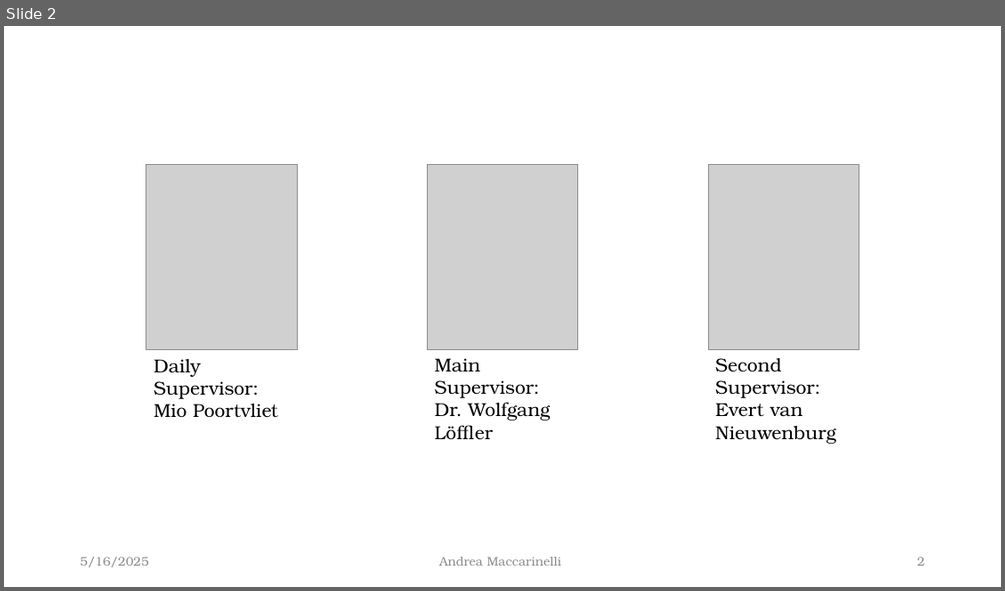
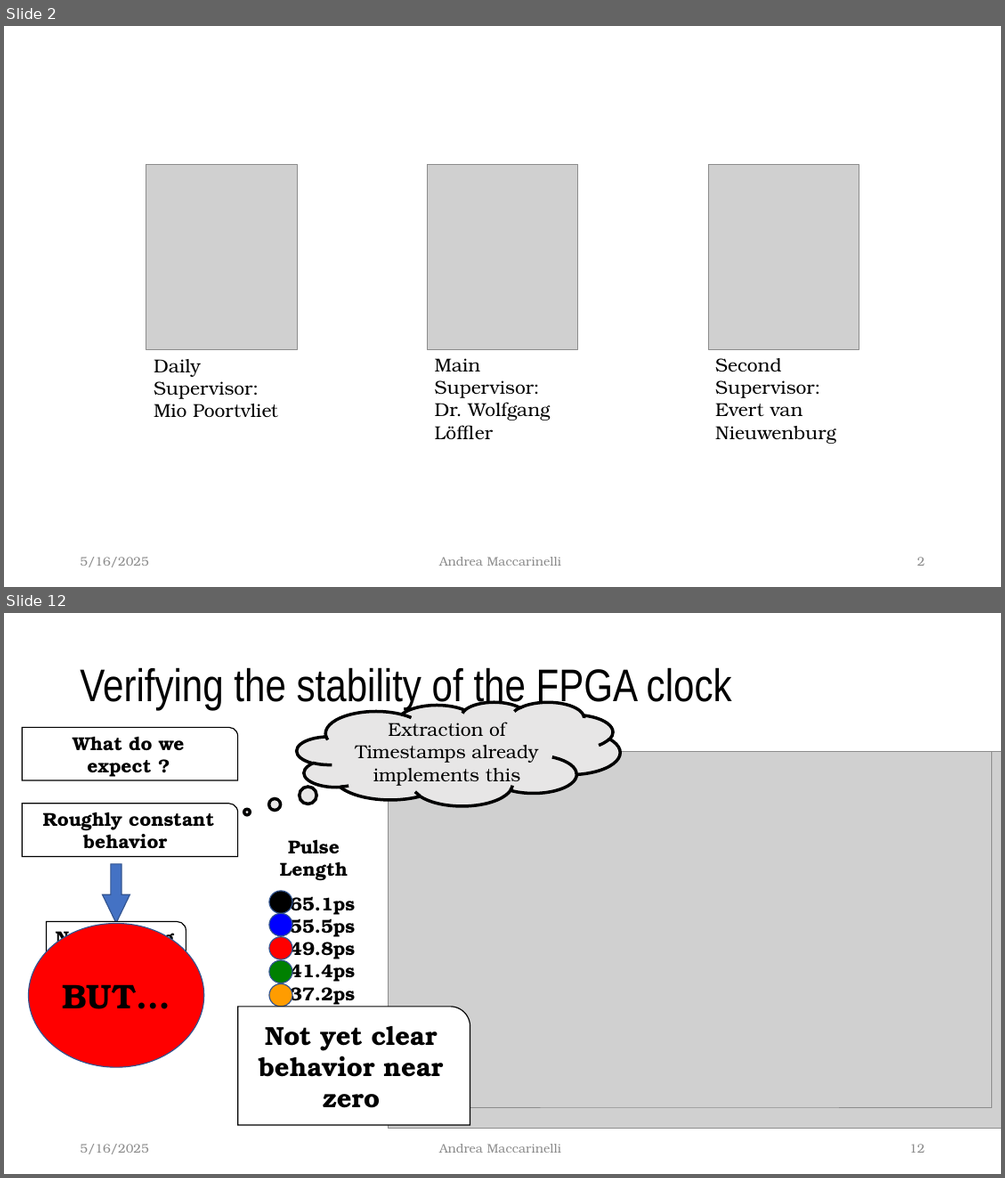
Before and after one commit to McMysterio23/MSc-Project, a slide deck: Midterm_Presentation/The effect of temporal jitter on single photon.pptx. Shown one above the other, each under a label of ours: slide 2 before the commit, slides 2 and 12 after it; the slides between them are not shown. The pictures are 1005x591 and 1005x1178 pixels, drawn with LibreOffice and Linux fonts; fonts in the diff are those of the drawing; grey boxes stand for pictures. Boxes give left, top, right and bottom in pixels: in the first picture for what was removed or moved away, otherwise in the second. Text is boxed around its words. In the diff, an @@ line names an element or a change of style, - is before the commit and + after.

```diff
--- a/Midterm_Presentation/The effect of temporal jitter on single photon.pptx
+++ b/Midterm_Presentation/The effect of temporal jitter on single photon.pptx
@@ slide 12 added at (x1=4, y1=613, x2=1001, y2=1174), background #FFFFFF @@
@@ title added at (x1=80, y1=667, x2=732, y2=711), 44 pt, text #000000 @@
+Verifying the stability of the FPGA clock
@@ thought cloud added at (x1=297, y1=702, x2=620, y2=806), fill #E7E6E6, outline #000000 3 pt, 18 pt, text #000000 @@
+Extraction of Timestamps already implements this
@@ round rect added at (x1=22, y1=728, x2=238, y2=780), fill #FFFFFF, outline #000000 1 pt, 18 pt, text #000000, bold @@
+What do we expect ?
@@ picture added at (x1=388, y1=751, x2=1001, y2=1128) @@
@@ picture added at (x1=388, y1=751, x2=991, y2=1107) @@
@@ round rect added at (x1=22, y1=803, x2=238, y2=857), fill #FFFFFF, outline #000000 1 pt, 18 pt, text #000000, bold @@
+Roughly constant behavior
@@ group added at (x1=266, y1=835, x2=363, y2=1024): 5 ellipses, 2 rectangles @@
+65.1ps
+55.5ps
+49.8ps
+41.4ps
+37.2ps
+Pulse Length
@@ down arrow added at (x1=103, y1=864, x2=130, y2=924), fill #4472C4, outline #325491 1 pt @@
@@ ellipse added at (x1=29, y1=924, x2=204, y2=1067), fill #FF0000, outline #325491 1 pt, 33 pt, text #000000, bold @@
+BUT…
@@ round rect added at (x1=47, y1=922, x2=186, y2=975), fill #FFFFFF, outline #000000 1 pt, 18 pt, text #000000, bold @@
+Not messing things up
@@ round rect added at (x1=238, y1=1006, x2=470, y2=1126), fill #FFFFFF, outline #000000 1 pt, 25 pt, text #000000, bold @@
+Not yet clear behavior near zero
@@ text added at (x1=80, y1=1143, x2=148, y2=1154), 12 pt, text #8C8C8C @@
+5/16/2025
@@ text added at (x1=439, y1=1143, x2=561, y2=1152), 12 pt, text #8C8C8C @@
+Andrea Maccarinelli
@@ page number added at (x1=909, y1=1143, x2=924, y2=1152), 12 pt, text #8C8C8C @@
+12
```
Also in this commit, not shown: 6 slides changed, 7 other slides added, 2 other files.
